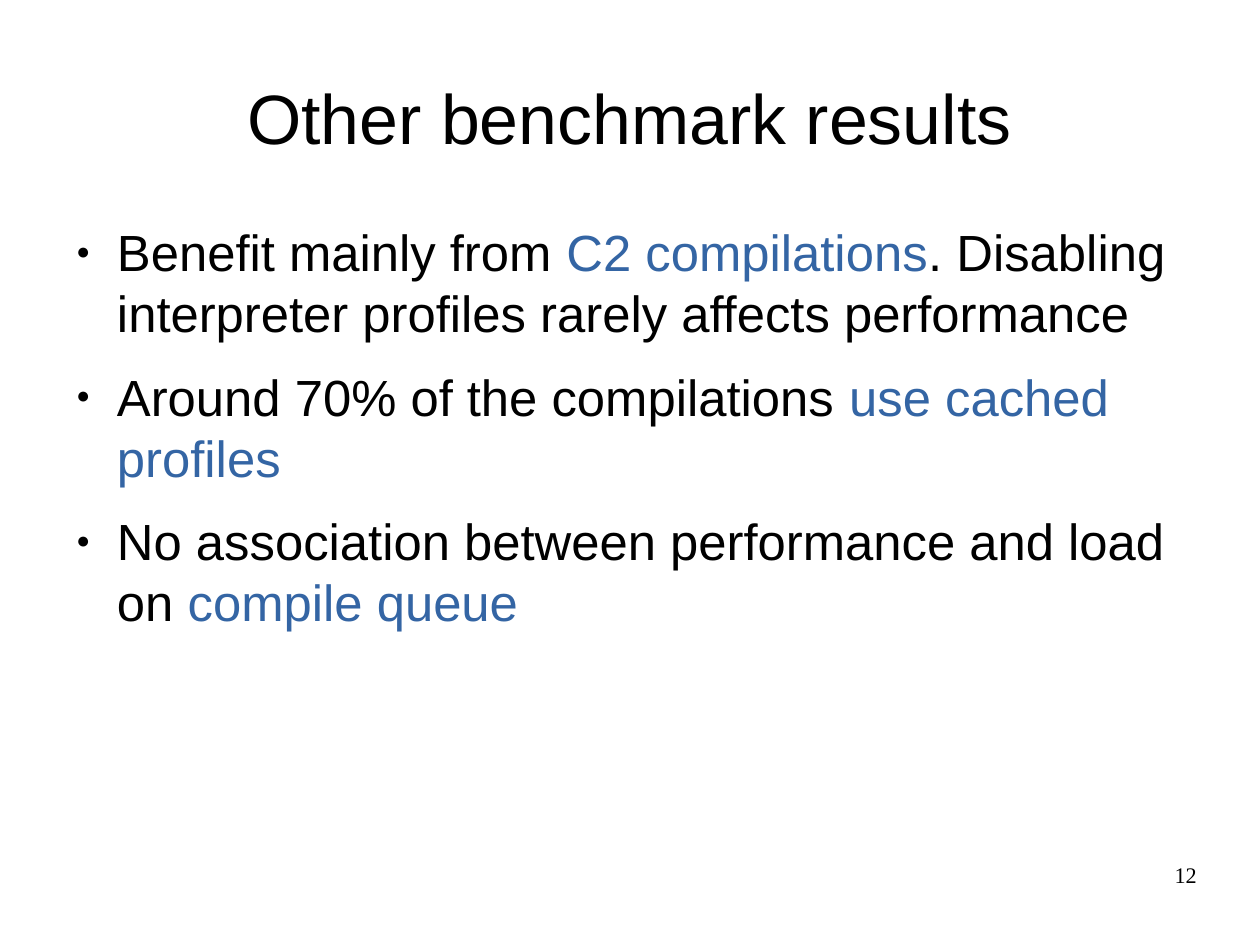
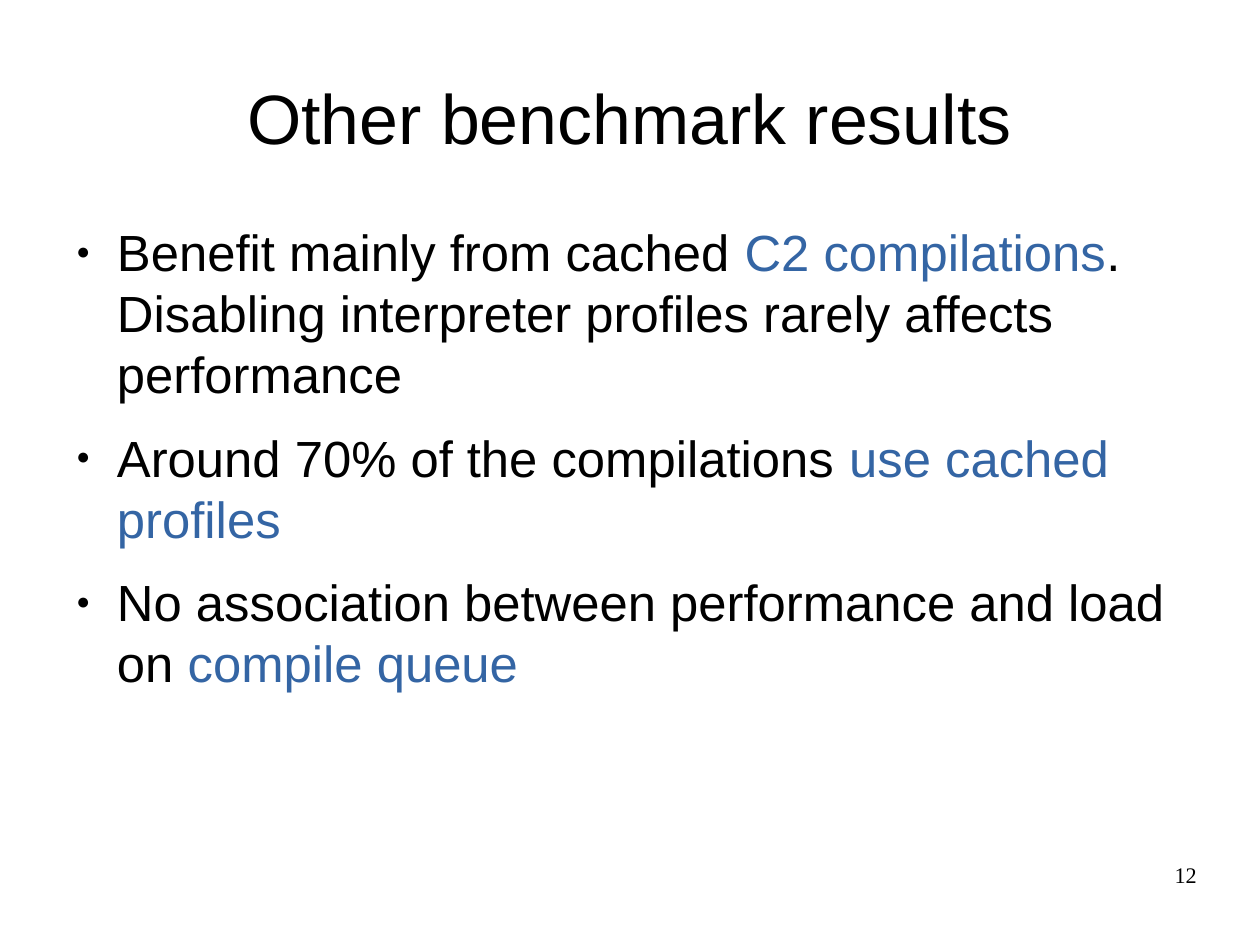
Before and after one commit to mohlerm/hotspot, a slide deck: slide 12 of presentation/profile_caching_mohlerm_presentation.odp. Drawn at 1260x945 pixels with LibreOffice and Linux fonts; fonts in the diff are those of the drawing. Boxes give left, top, right and bottom in pixels: in the first picture for what was removed or moved away, otherwise in the second. Text is boxed around its words. In the diff, an @@ line names an element or a change of style, - is before the commit and + after.

Commit message:
final version of presentation

```diff
--- a/presentation/profile_caching_mohlerm_presentation.odp
+++ b/presentation/profile_caching_mohlerm_presentation.odp
@@ text at box(117, 234, 1121, 404): text changed @@
-● Benefit mainly from C2 compilations. Disabling interpreter profiles rarely affects performance
+● Benefit mainly from cached C2 compilations. Disabling interpreter profiles rarely affects performance
```
Also in this commit, not shown: 3 other slides changed, 2 slides added, 3 other files.
